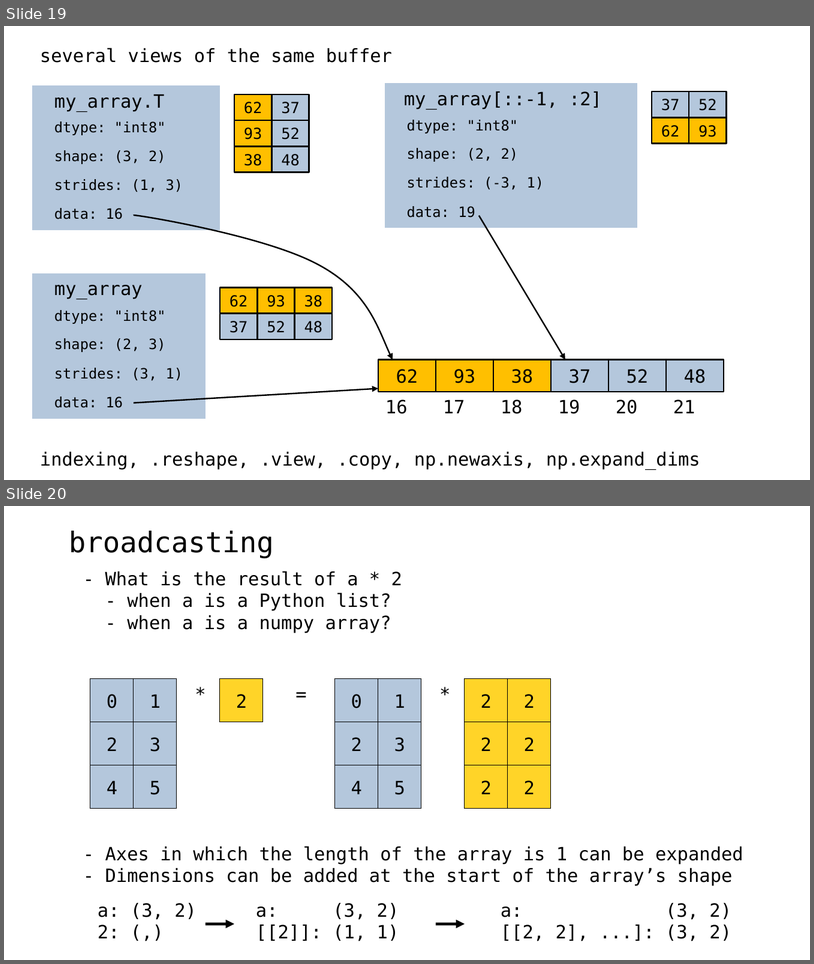
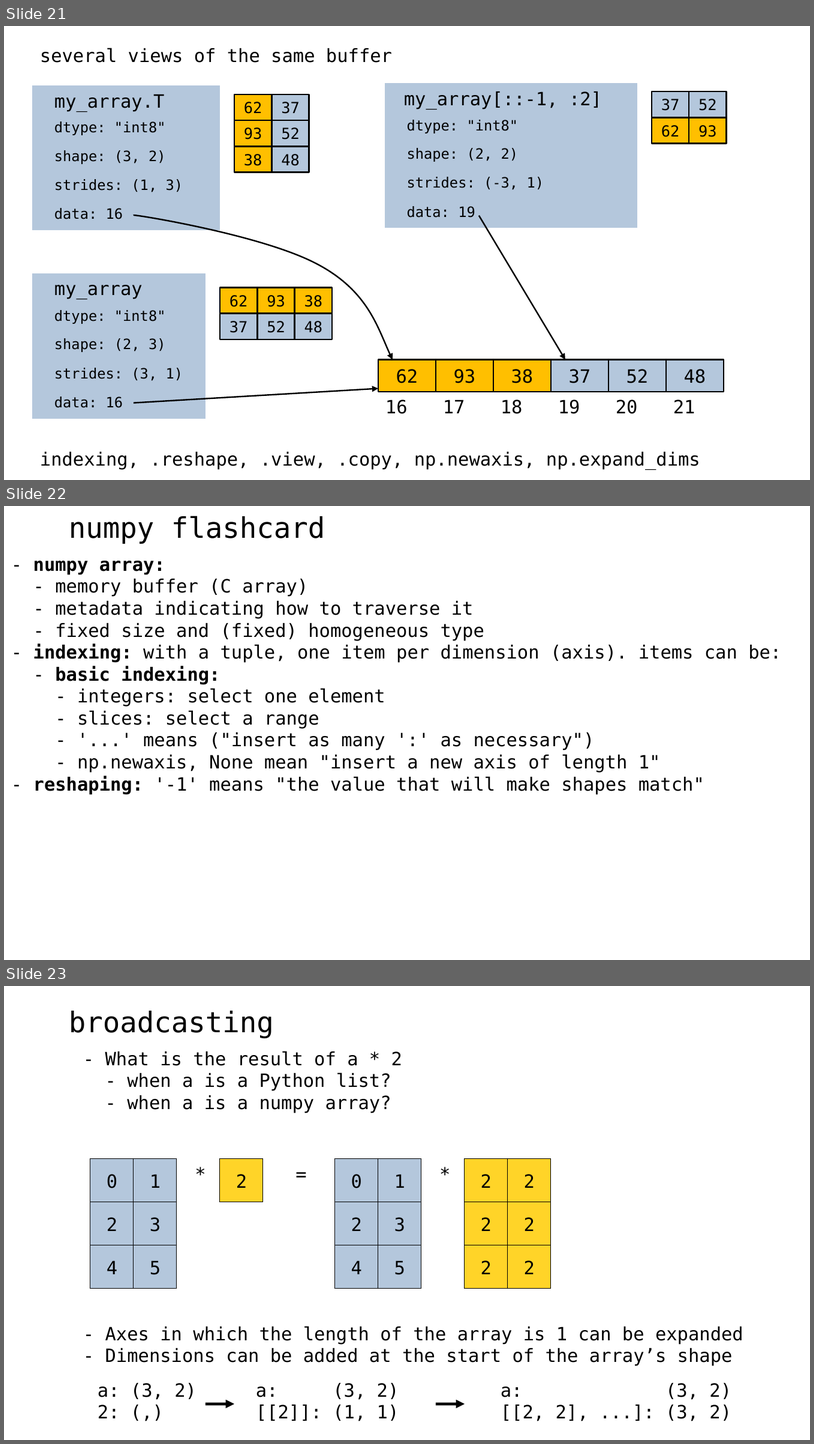
Before and after one commit to neurodatascience/QLS-course-materials, a slide deck: Lectures/04-NumPy_SciPy/slides.odp. Shown one above the other, each under a label of ours: slides 19 and 20 before the commit, slides 21, 22 and 23 after it. The pictures are 814x964 and 814x1444 pixels, drawn with LibreOffice and Linux fonts; fonts in the diff are those of the drawing. Boxes give left, top, right and bottom in pixels: in the first picture for what was removed or moved away, otherwise in the second. Text is boxed around its words. In the diff, an @@ line names an element or a change of style, - is before the commit and + after.

```diff
--- a/Lectures/04-NumPy_SciPy/slides.odp
+++ b/Lectures/04-NumPy_SciPy/slides.odp
@@ slide 22 added at [4, 506, 810, 960], background #FFFFFF @@
@@ text added at [69, 516, 325, 544], 28 pt, text #000000 @@
+numpy flashcard
@@ text added at [33, 561, 782, 794], 18 pt, text #000000 @@
+- numpy array:
+- memory buffer (C array)
+- metadata indicating how to traverse it
+- fixed size and (fixed) homogeneous type
+- indexing: with a tuple, one item per dimension (axis). items can be:
+- basic indexing:
+- integers: select one element
+- slices: select a range
+- '...' means ("insert as many ':' as necessary")
+- np.newaxis, None mean "insert a new axis of length 1"
+- reshaping: '-1' means "the value that will make shapes match"
@@ what was slide 19 is now slide 21 @@
@@ what was slide 20 is now slide 23 @@
```
Also in this commit, not shown: 4 slides changed, 4 other slides added, 1 other file.
